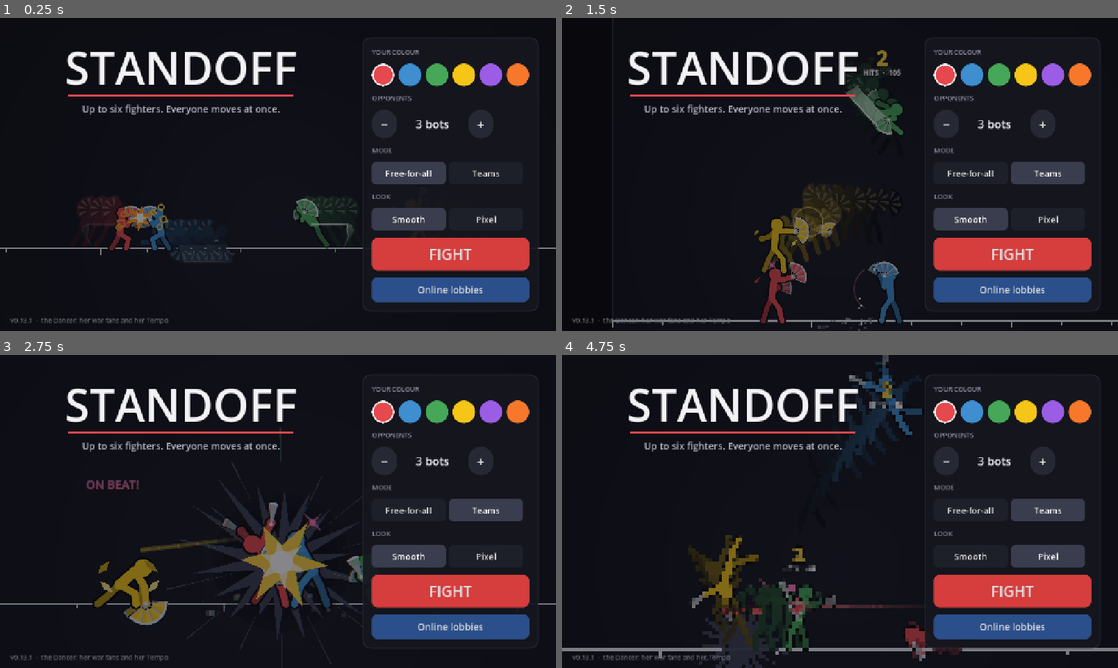
Above: before the commit, frames 1-4 (two rows, left to right).
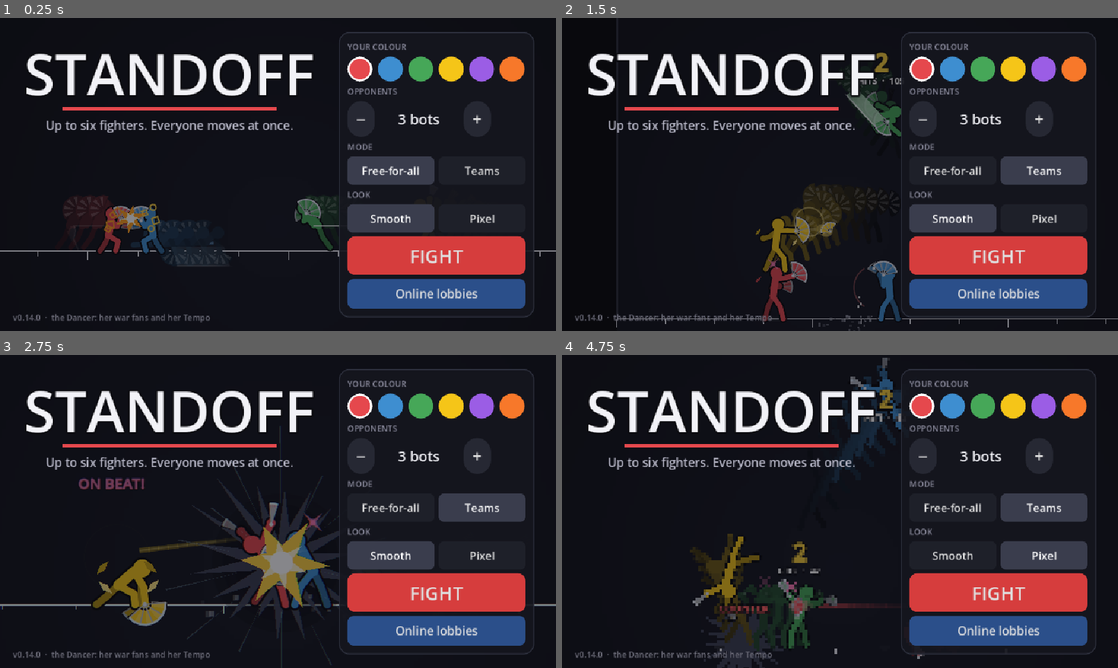
Above: after the commit, the same moments.

Repository: Veriduim/standoff
Game: Godot game, scene res://scenes/main.tscn
Same seed, same stepped clock (60 frames per second), same inputs: the game is played once before the commit and once after it.
Inputs (mouse positions are in pixels of both pictures, inside the frame that each line leads up to):
- Up to frame 1 (0.25 s): no input
- Up to frame 2 (1.5 s): click "Free-for-all" at 0.5 s; click "Teams" at 1.25 s
- Up to frame 3 (2.75 s): click "Smooth" at 2 s
- Up to frame 4 (4.75 s): click "Pixel" at 2.75 s; click (945, 411) at 3.52 s; click (923, 405) at 4.27 s

The runs differ from the first frame. In frame 1, 17% of the frame differs, in the area x 0-100%, y 4-98%; in frame 2, 16%; in frame 3, 16%; in frame 4, 18%, in the area x 0-100%, y 0-100%.

Commit message:
0.14.0: everything 25% bigger, a match menu to quit, the lobby on short screens (Timmy 00:22 "things are too small for my blind eyes"; 00:28 "How do I quit a game with bots?")
- base resolution 1024x576 (was 1280x720): text, buttons, fighters 25% bigger on the phone; the home card compacted to
  fit the shorter screen; the lobby's columns share the width, Leave lobby under the members; the list fits; card
  headers / Free button ("Free ×2") fit narrow screens
- ☰ top left in every match (and the phone's Back): Resume / Restart / Quit to menu (bots) or Leave match (online);
  the playback and turn clock wait while it's open; Back elsewhere: lobby -> home, result -> menu, home -> quit
- no confetti rings or white ring on a Burst either
- tests: the match menu (2); the drawer-side checks measure against the tabs

Co-Authored-By: Claude Opus 5.5 <noreply@anthropic.com>
Claude-Session: https://claude.ai/code/session_019cpLLa1bA2ND22yfhrkoYF

Diff:
--- a/project.godot
+++ b/project.godot
@@ -11,7 +11,7 @@
 [application]
 
 config/name="Standoff"
-config/version="0.13.1"
+config/version="0.14.0"
 config/icon="res://assets/icon.png"
 run/main_scene="res://scenes/main.tscn"
 config/features=PackedStringArray("4.7", "GL Compatibility")
@@ -19,8 +19,8 @@
 
 [display]
 
-window/size/viewport_width=1280
-window/size/viewport_height=720
+window/size/viewport_width=1024
+window/size/viewport_height=576
 window/stretch/mode="canvas_items"
 window/stretch/aspect="expand"
 window/handheld/orientation=4
--- a/scripts/tests/ui_test.gd
+++ b/scripts/tests/ui_test.gd
@@ -260,10 +260,11 @@
 			and p.foe_box.visible and p.foe_name.text.contains(g.sim.fighters[1].name))
 	p._side_tab(p.foe, "attack")
 	_check("...their Attack tab: your guess for them, the drawer opening from the right", p.who == 1
-			and p.drawer.visible and p.drawer.position.x > vp.x / 2.0 and p.guesses.has(1))
+			and p.drawer.visible and absf(p.drawer.position.x + p.drawer.size.x - p.foe_box.position.x) < 20.0
+			and p.guesses.has(1))
 	p._side_tab(g.me, "attack")
 	_check("...yours: back to your pick, the drawer from the left", p.who == g.me and p.drawer.visible
-			and p.drawer.position.x < vp.x / 2.0)
+			and absf(p.drawer.position.x - (p.tabs_box.position.x + PickPanel.TAB_W)) < 20.0)
 	p._close_drawer()
 	var mine: Dictionary = p.cards["me"]
 	var theirs: Dictionary = p.cards["foe"]
@@ -377,3 +378,20 @@
 	_check("Replay plays every turn (%d) and comes back to the result" % turns, turns > 3 and playing
 			and g.phase == "over" and g.over_panel.visible and m >= turns - 1)
 	g.queue_free()
+
+
+func _test_match_menu() -> void:
+	_section("The match menu (Timmy 00:28 \"How do I quit a game with bots?\"): ☰ / Back - Resume, Restart, Quit")
+	var g := _screen()
+	g.start_local(2, "ffa")
+	var shown: bool = g.menu_btn.visible
+	g.toggle_menu()
+	var t0: float = g._turn_left
+	g._process(1.0)
+	var waits: bool = g.menu_panel.visible and is_equal_approx(g._turn_left, t0)
+	g._menu_pick("Resume")
+	_check("☰ shows in a match; open, the turn clock waits; Resume closes it", shown and waits and not g.menu_panel.visible)
+	g.toggle_menu()
+	g._menu_pick("Quit")
+	_check("Quit to menu: back to the home screen", g.phase == "menu" and g.home.visible and not g.menu_btn.visible)
+	g.queue_free()
--- a/scripts/ui/fx.gd
+++ b/scripts/ui/fx.gd
@@ -226,16 +226,12 @@
 	_rng.seed = seed_n
 	_add("flash", at, Vector2.ZERO, 0.32, Color.WHITE, 150.0)
 	_add("shock", at, Vector2.ZERO, 0.42, col.lightened(0.5), 210.0)
-	_add("shock", at, Vector2.ZERO, 0.3, Color.WHITE, 140.0)
 	_add("rays", at, Vector2.ZERO, 0.35, Color.WHITE, 170.0)
 	for i in 18:
 		var dir := Vector2.from_angle(TAU * float(i) / 18.0 + _rng.randf_range(-0.15, 0.15))
 		_add("shard", at + dir * 30.0, dir * _rng.randf_range(420.0, 820.0), _rng.randf_range(0.35, 0.6),
 				Color("#9fe8ff") if i % 3 else col.lightened(0.5), _rng.randf_range(10.0, 20.0))
-	for i in 8:
-		_add("ring", at, Vector2.from_angle(_rng.randf() * TAU) * _rng.randf_range(300.0, 600.0),
-				_rng.randf_range(0.3, 0.5), Color.WHITE, _rng.randf_range(5.0, 9.0))
-	flash[id] = 0.1
+	flash[id] = 0.1   # (no confetti rings or white ring - 23:11, 00:22)
 	splash(0.9, at)
 	freeze(0.3, -1)
 	kick(5.0)
--- a/scripts/ui/game_screen.gd
+++ b/scripts/ui/game_screen.gd
@@ -49,6 +49,8 @@
 var _replaying := false
 var _replay_i := -1
 var replay_btn: Button
+var menu_btn: Button         ## ☰ - the match menu (00:28 "How do I quit a game with bots?")
+var menu_panel: PanelContainer
 var _history: Array = []     ## against bots: the match as it was at each of your picks (Undo - YOMI's single player)
 var _demo: Sim               ## the bot match behind the home screen
 var _demo_bots: Array = []
@@ -105,6 +107,11 @@
 	add_child(lobby)
 	lobby.play.connect(start_online)
 	lobby.closed.connect(func() -> void: _show_start())
+	menu_btn = Ui.button("☰", func() -> void: toggle_menu(), 26)
+	menu_btn.name = "MenuButton"
+	menu_btn.visible = false
+	add_child(menu_btn)
+	_build_menu()
 	replay_btn = Ui.button("Skip ▶▶", func() -> void: _end_replay(), 16)
 	replay_btn.visible = false
 	add_child(replay_btn)
@@ -118,9 +125,9 @@
 
 func _layout() -> void:
 	var vp := get_viewport_rect().size
-	banner.position = Vector2(96, Ui.CARD_H + 16)
-	banner.size = Vector2(vp.x - 96.0 - PickPanel.TAB_W - 20.0, 30)
-	fast_btn.position = Vector2(10, Ui.CARD_H + 8)
+	banner.position = Vector2(152, Ui.CARD_H + 16)
+	banner.size = Vector2(vp.x - 152.0 - PickPanel.TAB_W - 20.0, 30)
+	fast_btn.position = Vector2(70, Ui.CARD_H + 8)
 	fast_btn.size = Vector2(70, 44)
 	if leave_btn != null:
 		leave_btn.position = Vector2(vp.x - 230.0, Ui.CARD_H + 44)
@@ -128,6 +135,11 @@
 	if replay_btn != null:
 		replay_btn.position = Vector2(vp.x - 250.0, Ui.CARD_H + 44)
 		replay_btn.size = Vector2(110, 40)
+	if menu_btn != null:
+		menu_btn.position = Vector2(10, Ui.CARD_H + 8)   # (top left, before the speed button)
+		menu_btn.size = Vector2(54, 44)
+		menu_panel.reset_size()
+		menu_panel.position = (vp - menu_panel.size) / 2.0
 	clock.position = Vector2(vp.x - 230.0, Ui.CARD_H + 14)
 	clock.size = Vector2(120, 30)
 	post.position = Vector2.ZERO   # (sized by hand - this screen's own rect isn't the viewport's)
@@ -179,6 +191,9 @@
 func _show_start() -> void:
 	phase = "menu"
 	home.visible = true
+	_menu_shown(false)
+	if menu_btn != null:
+		menu_btn.visible = false
 	over_panel.visible = false
 	fast_btn.visible = false
 	pick.close()
@@ -257,6 +272,8 @@
 	if mode == "teams" and opponents < 2:
 		mode = "ffa"
 	sim = Sim.create(players, mode)   # (the Dancer as she is: Fans + Tempo - 23:31)
+	menu_btn.visible = true
+	_menu_shown(false)
 	_history.clear()
 	_replay_log.clear()
 	stage.ceiling = sim.ceiling
@@ -317,7 +334,7 @@
 		extras.scroll_active = false
 		extras.autowrap_mode = TextServer.AUTOWRAP_OFF
 		extras.custom_minimum_size = Vector2(62, 0)
-		extras.add_theme_font_size_override("normal_font_size", 13)
+		extras.add_theme_font_size_override("normal_font_size", 12 if w < 190.0 else 13)
 		extras.mouse_filter = Control.MOUSE_FILTER_IGNORE
 		head.add_child(extras)
 		var hpb := _hp_bar(stage.colour_of(f.id))
@@ -455,7 +472,7 @@
 	home.visible = false
 	lobby.visible = false
 	fast_btn.visible = true
-	leave_btn.visible = true
+	menu_btn.visible = true
 	over_panel.visible = false
 	_build_cards()
 	_next()
@@ -577,6 +594,73 @@
 		_commit({})
 
 
+## The match menu (☰ / Back): Resume, Restart (against bots), Quit to menu - or Leave match online.
+func _build_menu() -> void:
+	menu_panel = PanelContainer.new()
+	var st := Ui.box(Color("#15161ef4"), 16)
+	st.set_content_margin_all(22)
+	st.border_color = Color("#3a3d4d")
+	st.set_border_width_all(2)
+	menu_panel.add_theme_stylebox_override("panel", st)
+	menu_panel.visible = false
+	add_child(menu_panel)
+	var v := VBoxContainer.new()
+	v.add_theme_constant_override("separation", 10)
+	menu_panel.add_child(v)
+	var t := Ui.label("Paused", 28, Color("#f2f2f7"))
+	t.name = "MenuTitle"
+	t.horizontal_alignment = HORIZONTAL_ALIGNMENT_CENTER
+	v.add_child(t)
+	for b: Array in [["Resume", "Resume"], ["Restart", "Restart"], ["Quit", "Quit to menu"]]:
+		var id: String = b[0]
+		var btn := Ui.button(str(b[1]), func() -> void: _menu_pick(id), 22)
+		btn.name = "Menu" + id
+		btn.custom_minimum_size = Vector2(280, 54)
+		v.add_child(btn)
+
+
+func toggle_menu() -> void:
+	if phase in ["menu", "over"] or _replaying:
+		return
+	_menu_shown(not menu_panel.visible)
+
+
+func _menu_shown(on: bool) -> void:
+	if menu_panel == null:
+		return
+	menu_panel.visible = on
+	var online := net_match != null
+	(menu_panel.find_child("MenuTitle", true, false) as Label).text = "Match menu" if online else "Paused"
+	(menu_panel.find_child("MenuRestart", true, false) as Button).visible = not online
+	(menu_panel.find_child("MenuQuit", true, false) as Button).text = "Leave match" if online else "Quit to menu"
+	_layout()
+
+
+func _menu_pick(id: String) -> void:
+	_menu_shown(false)
+	match id:
+		"Restart":
+			start_local(setup_count, setup_mode, setup_colour)
+		"Quit":
+			_leave_match()
+
+
+## The phone's Back: the match menu in a match; the lobby -> home; the result -> on; home -> quit.
+func _notification(what: int) -> void:
+	if what != NOTIFICATION_WM_GO_BACK_REQUEST:
+		return
+	if lobby != null and lobby.visible:
+		lobby._close()
+	elif phase == "over":
+		_leave_match()
+	elif phase == "menu":
+		get_tree().quit()
+	elif _replaying:
+		_end_replay()
+	else:
+		toggle_menu()
+
+
 ## Replay (23:59): the whole match again, every turn as it played, at the speed button's speed; Skip (or its end) back
 ## to the result.
 func watch_replay() -> void:
@@ -691,6 +775,8 @@
 	if phase == "menu":
 		_demo_step(delta)
 		return
+	if menu_panel.visible:   # (the match menu's open: everything waits)
+		return
 	_drain(delta)
 	if phase == "wait":
 		return
@@ -781,6 +867,8 @@
 		text = "Time! " + text
 	(over_panel.find_child("Result", true, false) as Label).text = text
 	(over_panel.find_child("Rematch", true, false) as Button).visible = net_match == null
+	menu_btn.visible = false
+	_menu_shown(false)
 	(over_panel.find_child("Menu", true, false) as Button).text = "Back to lobby" if net_match != null else "Menu"
 	over_panel.visible = true
 	banner.text = ""
--- a/scripts/ui/home_screen.gd
+++ b/scripts/ui/home_screen.gd
@@ -35,13 +35,13 @@
 	add_child(title)
 	card = PanelContainer.new()
 	var st := Ui.box(Color("#15161ee8"), 18)
-	st.set_content_margin_all(22)
+	st.set_content_margin_all(16)
 	st.border_color = Color("#2c2f3c")
 	st.set_border_width_all(2)
 	card.add_theme_stylebox_override("panel", st)
 	add_child(card)
 	var v := VBoxContainer.new()
-	v.add_theme_constant_override("separation", 16)
+	v.add_theme_constant_override("separation", 7)
 	card.add_child(v)
 	v.add_child(_heading("YOUR COLOUR"))
 	var sw := HBoxContainer.new()
@@ -49,7 +49,7 @@
 	v.add_child(sw)
 	for i in StageView.COLOURS.size():
 		var b := Button.new()
-		b.custom_minimum_size = Vector2(52, 52)
+		b.custom_minimum_size = Vector2(46, 46)
 		b.toggle_mode = true
 		var on_pick := func() -> void: _set_colour(i)
 		b.pressed.connect(on_pick)
@@ -77,7 +77,7 @@
 		b.toggle_mode = true
 		b.button_group = group
 		b.button_pressed = mid == mode
-		b.custom_minimum_size = Vector2(170, 52)
+		b.custom_minimum_size = Vector2(160, 46)
 		b.add_theme_stylebox_override("pressed", Ui.box(Color("#3a3d4d"), 10))
 		b.add_theme_stylebox_override("normal", Ui.box(Color("#1e2029"), 10))
 		modes.add_child(b)
@@ -97,20 +97,20 @@
 		b.toggle_mode = true
 		b.button_group = look_group
 		b.button_pressed = px == pixel
-		b.custom_minimum_size = Vector2(170, 52)
+		b.custom_minimum_size = Vector2(160, 46)
 		b.add_theme_stylebox_override("pressed", Ui.box(Color("#3a3d4d"), 10))
 		b.add_theme_stylebox_override("normal", Ui.box(Color("#1e2029"), 10))
 		looks.add_child(b)
 	var go := Ui.button("FIGHT", func() -> void: fight.emit(opponents, mode, colour), 34)
 	go.name = "Fight"
-	go.custom_minimum_size = Vector2(0, 76)
+	go.custom_minimum_size = Vector2(0, 62)
 	for s in ["normal", "hover", "focus"]:
 		go.add_theme_stylebox_override(s, Ui.box(Color("#d63d3d"), 14))
 	go.add_theme_stylebox_override("pressed", Ui.box(Color("#a82f2f"), 14))
 	v.add_child(go)
 	var lobbies := Ui.button("Online lobbies", func() -> void: online.emit(colour), 22)
 	lobbies.name = "Online"
-	lobbies.custom_minimum_size = Vector2(0, 56)
+	lobbies.custom_minimum_size = Vector2(0, 50)
 	for s in ["normal", "hover", "focus"]:
 		lobbies.add_theme_stylebox_override(s, Ui.box(Color("#2b4f8a"), 12))
 	v.add_child(lobbies)
@@ -130,7 +130,7 @@
 
 func _round(text: String, on: Callable) -> Button:
 	var b := Ui.button(text, on, 30)
-	b.custom_minimum_size = Vector2(58, 58)
+	b.custom_minimum_size = Vector2(50, 50)
 	for s in ["normal", "hover"]:
 		b.add_theme_stylebox_override(s, Ui.box(Color("#262833"), 29))
 	b.add_theme_stylebox_override("pressed", Ui.box(Color("#3a3d4d"), 29))
--- a/scripts/ui/lobby_screen.gd
+++ b/scripts/ui/lobby_screen.gd
@@ -121,8 +121,9 @@
 	var vp := get_viewport_rect().size
 	position = Vector2.ZERO   # (sized by hand, as the post layer is - the game screen's own rect isn't the viewport's)
 	size = vp
-	list_view.position = Vector2((vp.x - 820.0) / 2.0, 30.0)
-	list_view.size = Vector2(820.0, vp.y - 60.0)
+	var lw := minf(820.0, vp.x - 32.0)
+	list_view.position = Vector2((vp.x - lw) / 2.0, 16.0)
+	list_view.size = Vector2(lw, vp.y - 32.0)
 	room_view.position = Vector2(16, 16)
 	room_view.size = vp - Vector2(32, 32)
 	modal.reset_size()
@@ -305,11 +306,15 @@
 	room_view = HBoxContainer.new()
 	(room_view as HBoxContainer).add_theme_constant_override("separation", 14)
 	add_child(room_view)
-	var left := _column(320)
+	var left := _column(240)
 	room_view.add_child(left)
 	left.add_child(Ui.label("MEMBERS", 15, Color("#8a8a9c")))
 	members_box = _scroll_list(left)
-	var mid := _column(420)
+	var leave := Ui.button("Leave lobby", func() -> void: leave_lobby(), 16)   # (under the members - the rules
+	leave.name = "Leave"                                                        # column runs off a short screen)
+	leave.custom_minimum_size = Vector2(0, 44)
+	left.add_child(leave)
+	var mid := _column(300)
 	room_view.add_child(mid)
 	title = Ui.label("", 26, Color("#f2f2f7"))
 	mid.add_child(title)
@@ -328,7 +333,7 @@
 	var new_match := _main(Ui.button("New match...", func() -> void: _new_match(), 20))
 	new_match.name = "NewMatch"
 	mid.add_child(new_match)
-	var right := _column(460)
+	var right := _column(330)
 	room_view.add_child(right)
 	right.add_child(Ui.label("RULES", 15, Color("#8a8a9c")))
 	rules_box = VBoxContainer.new()
@@ -348,14 +353,14 @@
 	chat_edit.text_submitted.connect(func(_t: String) -> void: _send_chat())
 	say.add_child(chat_edit)
 	say.add_child(Ui.button("Send", func() -> void: _send_chat(), 16))
-	var leave := Ui.button("Leave lobby", func() -> void: leave_lobby(), 16)
-	leave.name = "Leave"
-	right.add_child(leave)
+
 
 
 func _column(w: float) -> VBoxContainer:
 	var v := VBoxContainer.new()
 	v.custom_minimum_size = Vector2(w, 0)
+	v.size_flags_horizontal = Control.SIZE_EXPAND_FILL   # (they share whatever width there is)
+	v.size_flags_stretch_ratio = w
 	v.add_theme_constant_override("separation", 6)
 	return v
 
@@ -493,7 +498,7 @@
 			shown = "spread out"
 		if owner:
 			var less := Ui.button("−", func() -> void: _bump(key, -1), 16)
-			less.custom_minimum_size = Vector2(46, 40)
+			less.custom_minimum_size = Vector2(46, 34)
 			row.add_child(less)
 		var vl := Ui.label(shown, 15, Color("#f2f2f7"))
 		vl.custom_minimum_size = Vector2(96, 0)
@@ -501,7 +506,7 @@
 		row.add_child(vl)
 		if owner:
 			var more := Ui.button("+", func() -> void: _bump(key, 1), 16)
-			more.custom_minimum_size = Vector2(46, 40)
+			more.custom_minimum_size = Vector2(46, 34)
 			row.add_child(more)
 		rules_box.add_child(row)
 	if owner:
--- a/scripts/ui/pick_panel.gd
+++ b/scripts/ui/pick_panel.gd
@@ -700,7 +700,7 @@
 		free.visible = str(cm.get("kind", "")) == "attack"
 		free.disabled = fw.fc == 0 and fw.meter < Sim.BAR
 		free.set_pressed_no_signal(bool(c.get("free", false)))
-		free.text = "Free · %d left" % fw.fc if fw.fc > 0 else ("Free · 1 bar" if fw.meter >= Sim.BAR else "Free · none")
+		free.text = "Free ×%d" % fw.fc if fw.fc > 0 else ("Free · bar" if fw.meter >= Sim.BAR else "Free ×0")
 
 
 ## What the preview says happens, a line each (others standing still): your hits, blocks, parries, clashes, armour - and
--- a/scripts/version.gd
+++ b/scripts/version.gd
@@ -2,4 +2,4 @@
 extends RefCounted
 ## The game's version - the home screen shows it, and lobbies list it (only the same version can play together).
 
-const TAG := "0.13.1"
+const TAG := "0.14.0"
Not shown, changed: export_presets.cfg
